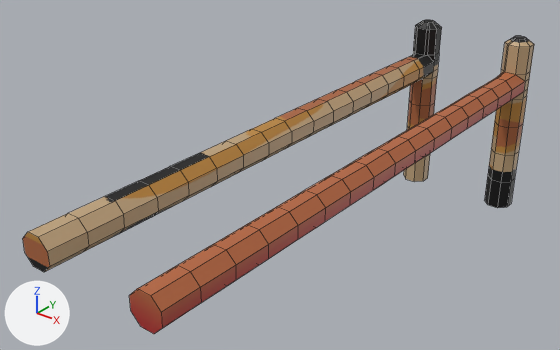
Renders of the Blender file Assets/dock.blend from each side of a commit.
Rendered twice from a 50 mm lens placed at (5.94, -4.4, 4.37), pointed at (-0.71, 3.91, -0.78). Lighting does not change. The marker at lower left points along +X, +Y and +Z. Mesh edges are drawn as thin lines.

Before the edit, the objects in view are built like this:
```python
me_cube_001 = bpy.data.meshes.new('Cube.001')
me_cube_001.from_pydata(...)  # 414 vertices, 402 faces; spans x -0.6..0.6, y -0.5..17.8, z -21.3..4.8
me_cube_001.materials.append(mat_material_001)  # picture img_fish_texture_png
me_cube_013 = bpy.data.meshes.new('Cube.013')
me_cube_013.from_pydata(...)  # 380 vertices, 98 faces; spans x -0.6..0.6, y -0.5..16.9, z -3.7..1.0
me_cube_013.materials.append(mat_material_001)  # picture img_fish_texture_png
ob_dock = bpy.data.objects.new('Dock', me_cube_013)
ob_dock.location = (0.0, 0.0, 0.0)
ob_dock.scale = (2.0, 0.5, 0.125)
ob_dock.hide_set(True)
ob_supports = bpy.data.objects.new('Supports', me_cube_001)
ob_supports.location = (0.0, 0.0, 0.0)
ob_supports.scale = (2.0, 0.5, 0.125)
```
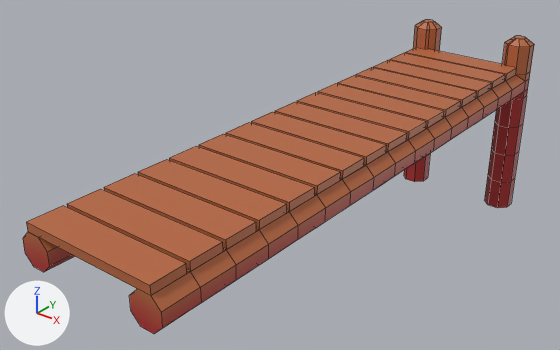
The newer file is also turned or shifted as a whole; pictures and numbers use the older file's frame.

Where the change shows, as pixel boxes [x1, y1, x2, y2] in the pictures (560 x 350 px; the box of a moved part takes in the faces that stretch with it):
'Dock', shown (brown)
    after: [26, 47, 516, 296]
part 1 of me_cube_013, moved or reshaped (not visible before)
    after: [26, 52, 507, 295]
part 2 of me_cube_013, surface changed (brown)
    after: [27, 47, 516, 296]
part 3 of me_cube_001, surface changed
    both: [23, 20, 534, 272]

The change, as a list of edits to the scene's bpy script:
```text
Change me_cube_013:
    used by ob_dock; location = (0.0, 0.0, 0.0); scale = (2.0, 0.5, 0.125)
    remove me_cube_013.from_pydata(...)  # 380 vertices, 98 faces; spans x -0.6..0.6, y -0.5..16.9, z -3.7..1.0
    add me_cube_013.from_pydata(...)  # 134 vertices, 98 faces; spans x -0.5..0.5, y -0.5..16.9, z 0.0..1.0
    me_cube_013 part 1
    62 vertices are removed from x -0.4..0.4, y -0.5..16.0, z 0.0
    47 faces are deleted
    47 new faces join them
    me_cube_013 part 2: 51 kept faces spanning x -0.5..0.5, y -0.5..16.9, z 0.0..1.0 get new texture (UV) coordinates
Change me_cube_001:
    where me_cube_001.from_pydata(...)  # 414 vertices, 402 faces; spans x -0.6..0.6, y -0.5..17.8, z -21.3..4.8
    used by ob_supports; location = (0.0, 0.0, 0.0); scale = (2.0, 0.5, 0.125)
    me_cube_001 part 3: 272 kept faces spanning x -0.6..0.6, y -0.5..17.8, z -21.3..4.8 get new texture (UV) coordinates
Change ob_dock:
    remove ob_dock.hide_set(True)
```
